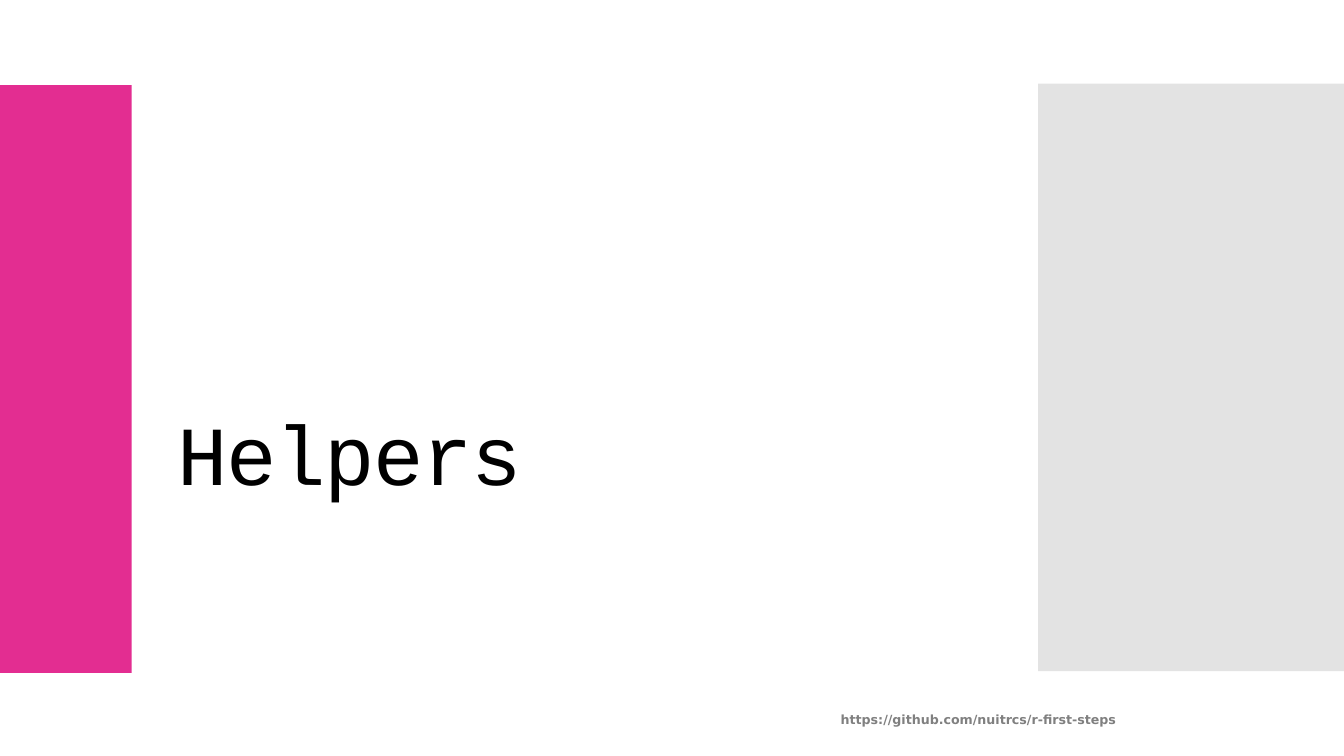
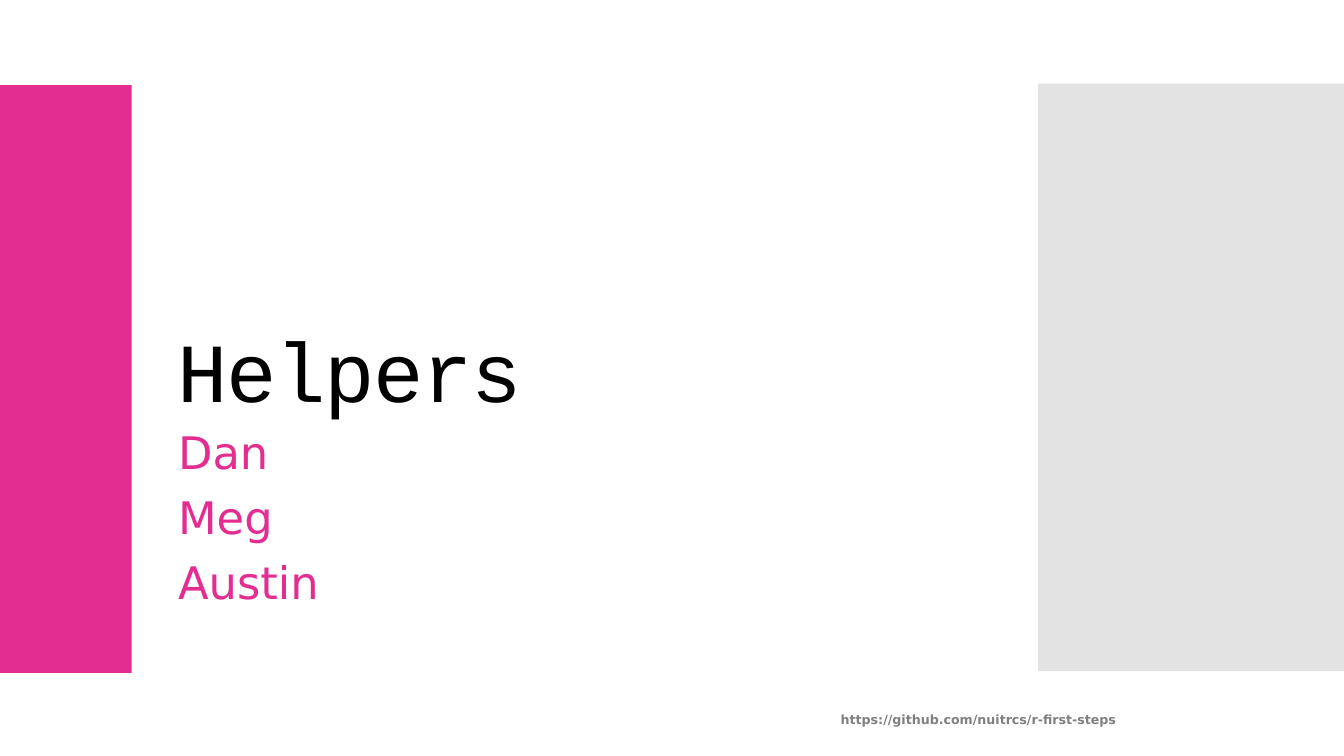
Before and after one commit to nuitrcs/r-first-steps, a slide deck: slide 4 of slides.pptx. Drawn at 1344x756 pixels with LibreOffice and Linux fonts; fonts in the diff are those of the drawing. Boxes give left, top, right and bottom in pixels: in the first picture for what was removed or moved away, otherwise in the second. Text is boxed around its words. In the diff, an @@ line names an element or a change of style, - is before the commit and + after.

```diff
--- a/slides.pptx
+++ b/slides.pptx
@@ title "Helpers": place and size @@
-title "Helpers" at (177,424,521,503)
+title "Helpers" at (177,341,521,420)
@@ text added at (178,436,319,600), 32 pt, text #E32D91 @@
+Dan
+Meg
+Austin
```
Also in this commit, not shown: 2 other slides changed, 2 slides added, 4 other files.
